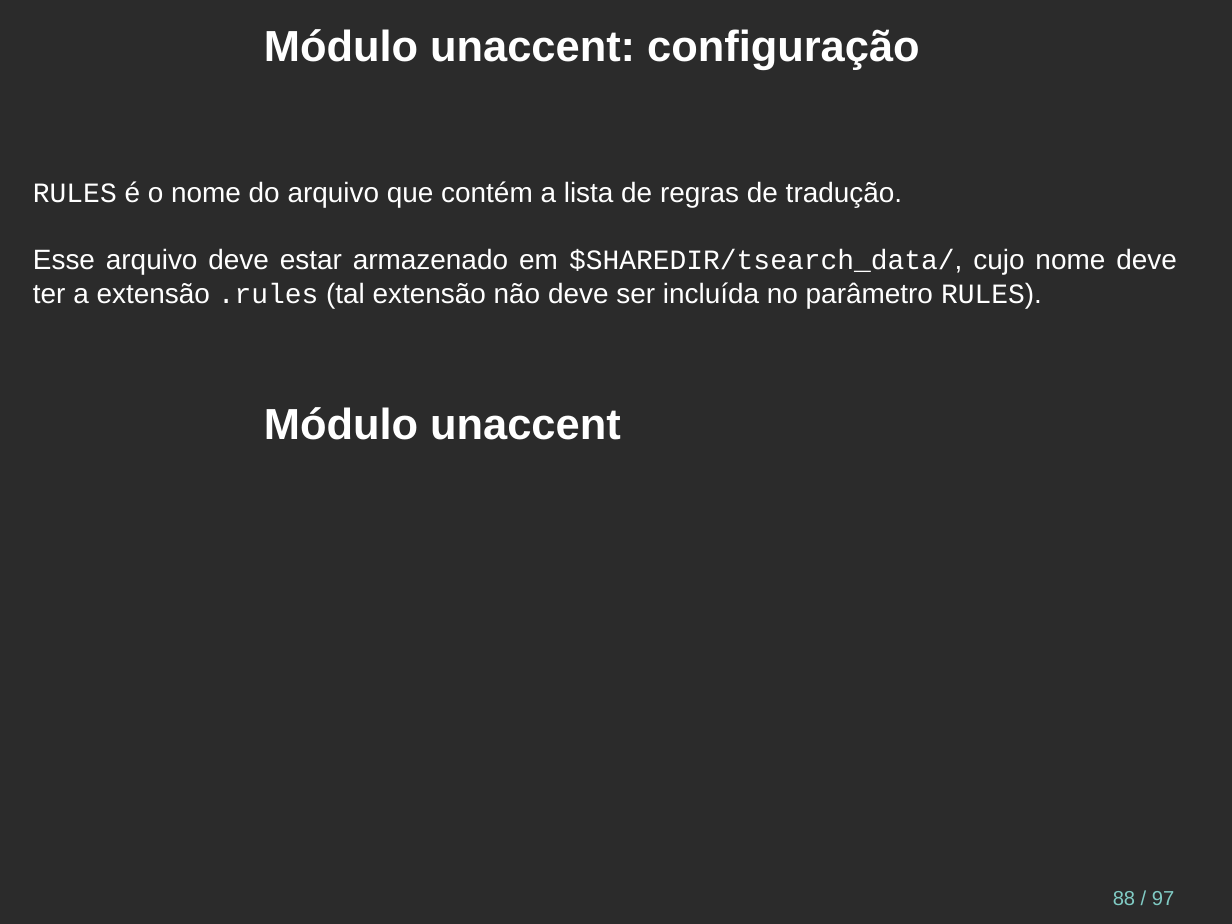
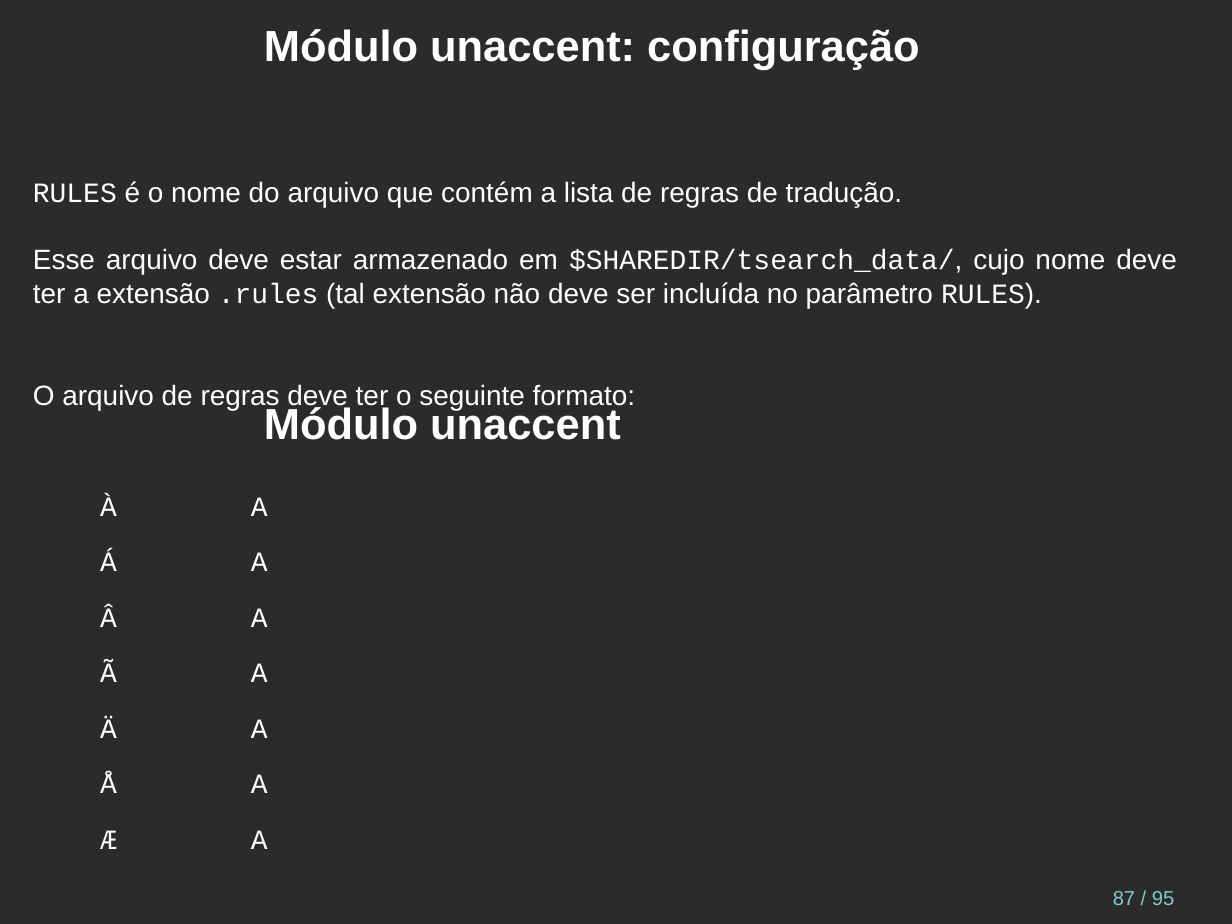
Before and after one commit to juliano777/db_fts, a slide deck: slide 87 of fts_pt-br.odp (slide 88 before the commit). Drawn at 1232x924 pixels with LibreOffice and Linux fonts; fonts in the diff are those of the drawing; background and template pictures are left out; a plain dark background stands for a picture behind light text. Boxes give left, top, right and bottom in pixels: in the first picture for what was removed or moved away, otherwise in the second. Text is boxed around its words. In the diff, an @@ line names an element or a change of style, - is before the commit and + after.

```diff
--- a/fts_pt-br.odp
+++ b/fts_pt-br.odp
@@ text added at box(33, 384, 635, 849), 18 pt, text #FFFFFF @@
+O arquivo de regras deve ter o seguinte formato:
+À A
+Á A
+Â A
+Ã A
+Ä A
+Å A
+Æ A
@@ page number at box(1113, 891, 1174, 905): text changed @@
-88 / 97
+87 / 95
```
Also in this commit, not shown: 10 other slides changed, 2 slides removed, 3 other files.
